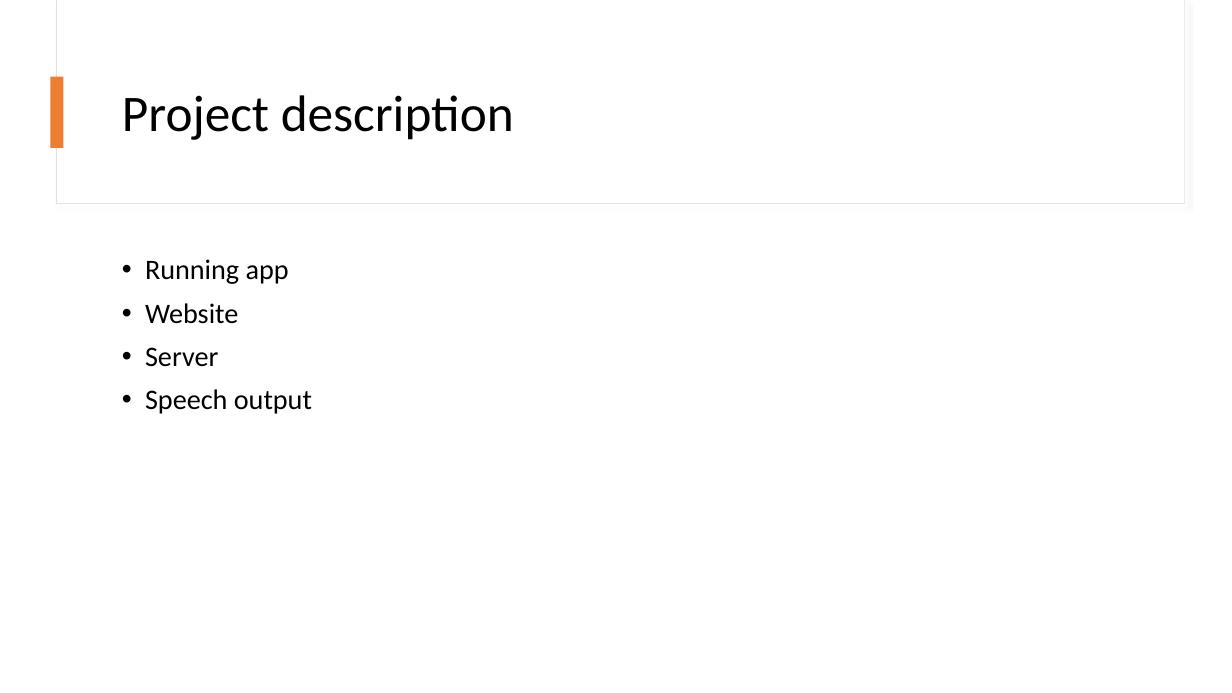
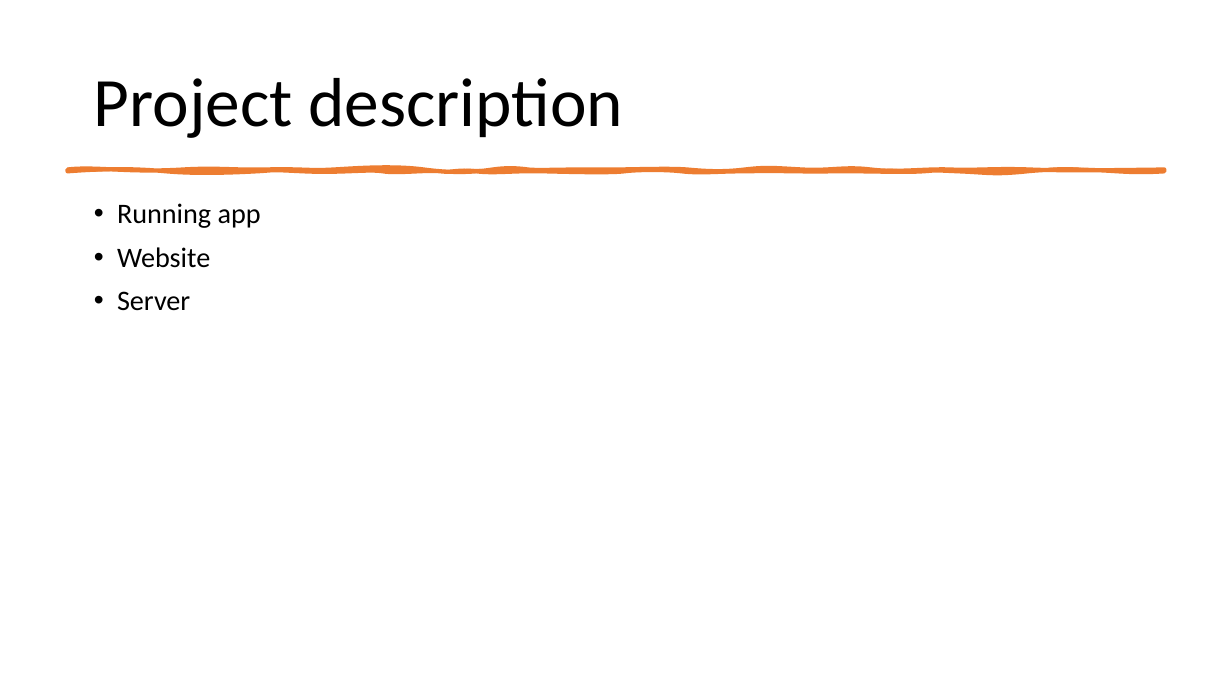
Before and after one commit to nielsver/practice-enterprise, a slide deck: slide 2 of Presentation project.pptx. Drawn at 1232x693 pixels with LibreOffice and Linux fonts; fonts in the diff are those of the drawing. Boxes give left, top, right and bottom in pixels: in the first picture for what was removed or moved away, otherwise in the second. Text is boxed around its words. In the diff, an @@ line names an element or a change of style, - is before the commit and + after.

```diff
--- a/Presentation project.pptx
+++ b/Presentation project.pptx
@@ rectangle removed at bbox=[56, 0, 1185, 204] @@
@@ rectangle removed at bbox=[57, 0, 1185, 203] @@
@@ title "Project description": place and size @@
-title "Project description" at bbox=[122, 95, 514, 140]
+title "Project description" at bbox=[94, 78, 624, 138]
@@ title "Project description" at bbox=[94, 78, 624, 138]: size 40 to 54 pt @@
@@ rectangle removed at bbox=[51, 77, 64, 148] @@
@@ freeform shape added at bbox=[67, 169, 1165, 171], fill #ED7D31, outline #ED7D31 3.25 pt @@
@@ text "Running app": place and size @@
-text "Running app" at bbox=[145, 259, 312, 414]
+text "Running app" at bbox=[117, 203, 261, 311]
@@ text at bbox=[145, 389, 312, 414]: paragraph removed @@
-• Speech output
```
Also in this commit, not shown: 1 other slide changed, 3 slides added.
